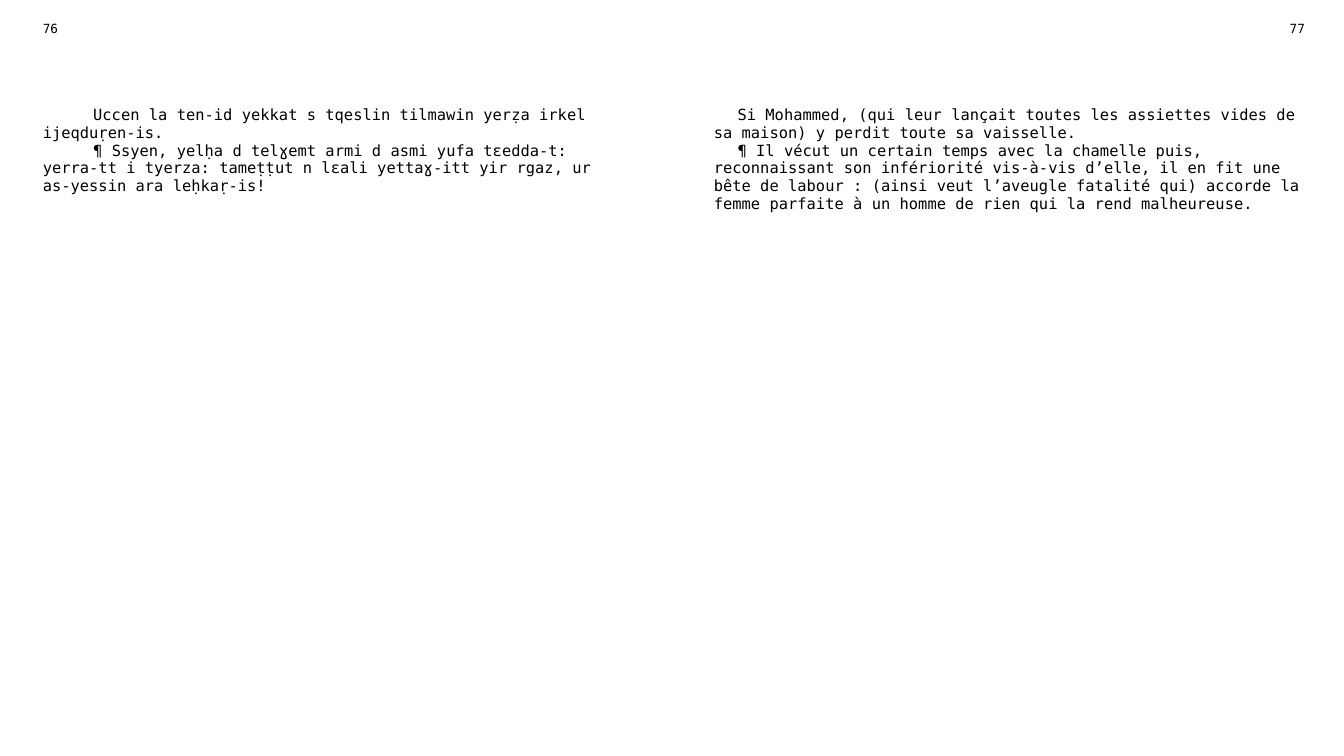
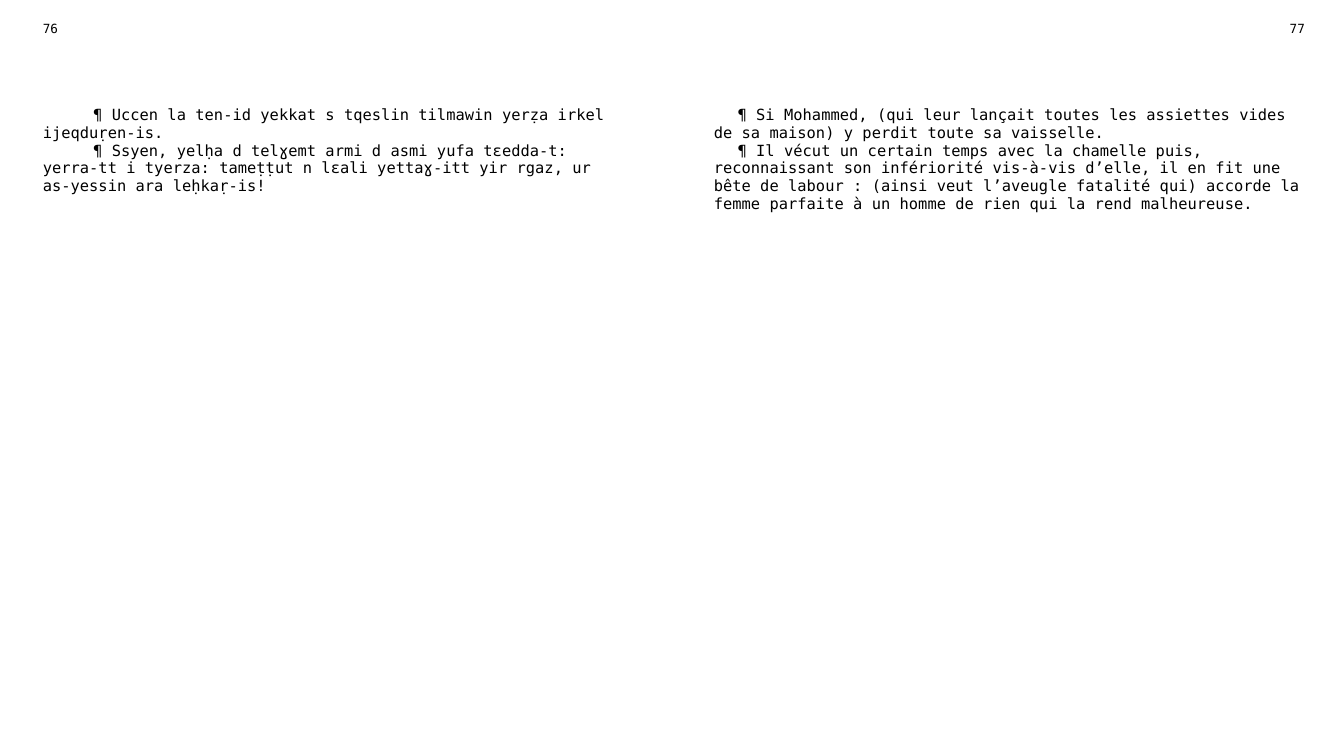
Before and after one commit to sferhah/tamacahut_n_wuccen, a slide deck: slide 34 of Uccen.ConsoleApp/uccen.pptx. Drawn at 1344x756 pixels with LibreOffice and Linux fonts; fonts in the diff are those of the drawing. Boxes give left, top, right and bottom in pixels: in the first picture for what was removed or moved away, otherwise in the second. Text is boxed around its words. In the diff, an @@ line names an element or a change of style, - is before the commit and + after.

```diff
--- a/Uccen.ConsoleApp/uccen.pptx
+++ b/Uccen.ConsoleApp/uccen.pptx
@@ table at [32,16,1315,729] @@
-row 3, column 1: Uccen la ten-id yekkat s tqeslin tilmawin yerẓa irkel ijeqduṛen-is. / ¶ Ssyen, yelḥa d telɣemt armi d asmi yufa tɛedda-t: yerra-tt i tyerza: tameṭṭut n lɛali yettaɣ-itt yir rgaz, ur as-yessin ara leḥkaṛ-is!
+row 3, column 1: ¶ Uccen la ten-id yekkat s tqeslin tilmawin yerẓa irkel ijeqduṛen-is. / ¶ Ssyen, yelḥa d telɣemt armi d asmi yufa tɛedda-t: yerra-tt i tyerza: tameṭṭut n lɛali yettaɣ-itt yir rgaz, ur as-yessin ara leḥkaṛ-is!
-row 3, column 3: Si Mohammed, (qui leur lançait toutes les assiettes vides de sa maison) y perdit toute sa vaisselle. / ¶ Il vécut un certain temps avec la chamelle puis, reconnaissant son infériorité vis-à-vis d’elle, il en fit une bête de labour : (ainsi veut l’aveugle fatalité qui) accorde la femme parfaite à un homme de rien qui la rend malheureuse.
+row 3, column 3: ¶ Si Mohammed, (qui leur lançait toutes les assiettes vides de sa maison) y perdit toute sa vaisselle. / ¶ Il vécut un certain temps avec la chamelle puis, reconnaissant son infériorité vis-à-vis d’elle, il en fit une bête de labour : (ainsi veut l’aveugle fatalité qui) accorde la femme parfaite à un homme de rien qui la rend malheureuse.
```
Also in this commit, not shown: 14 other slides changed, 3 other files.
